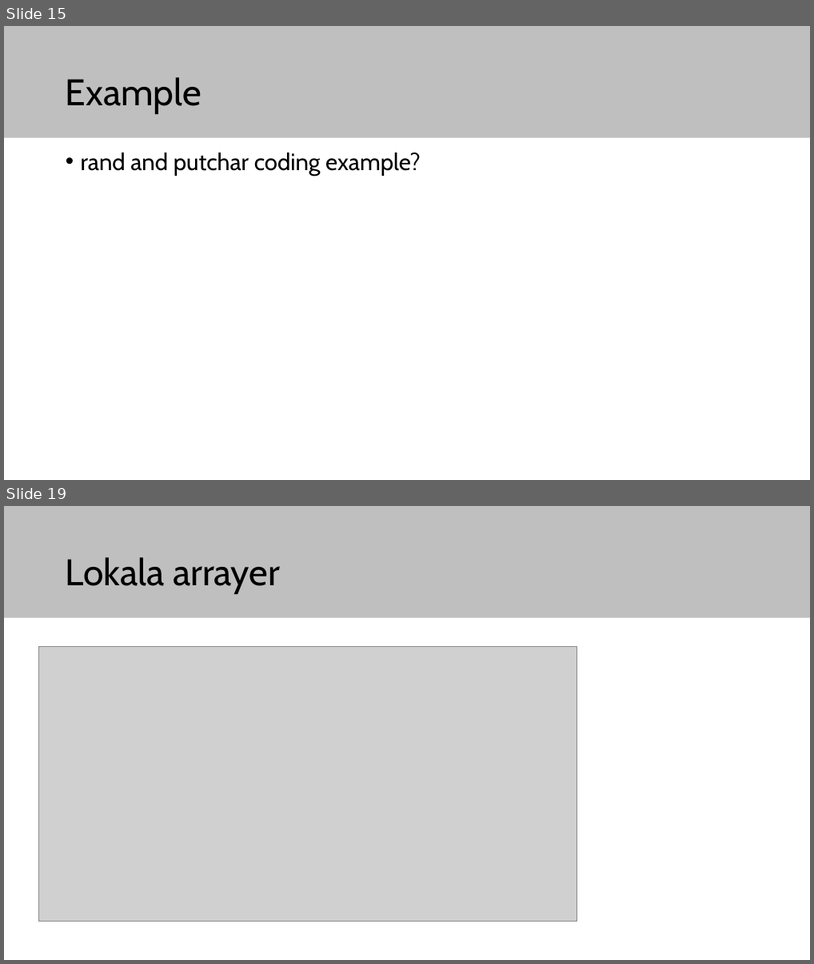
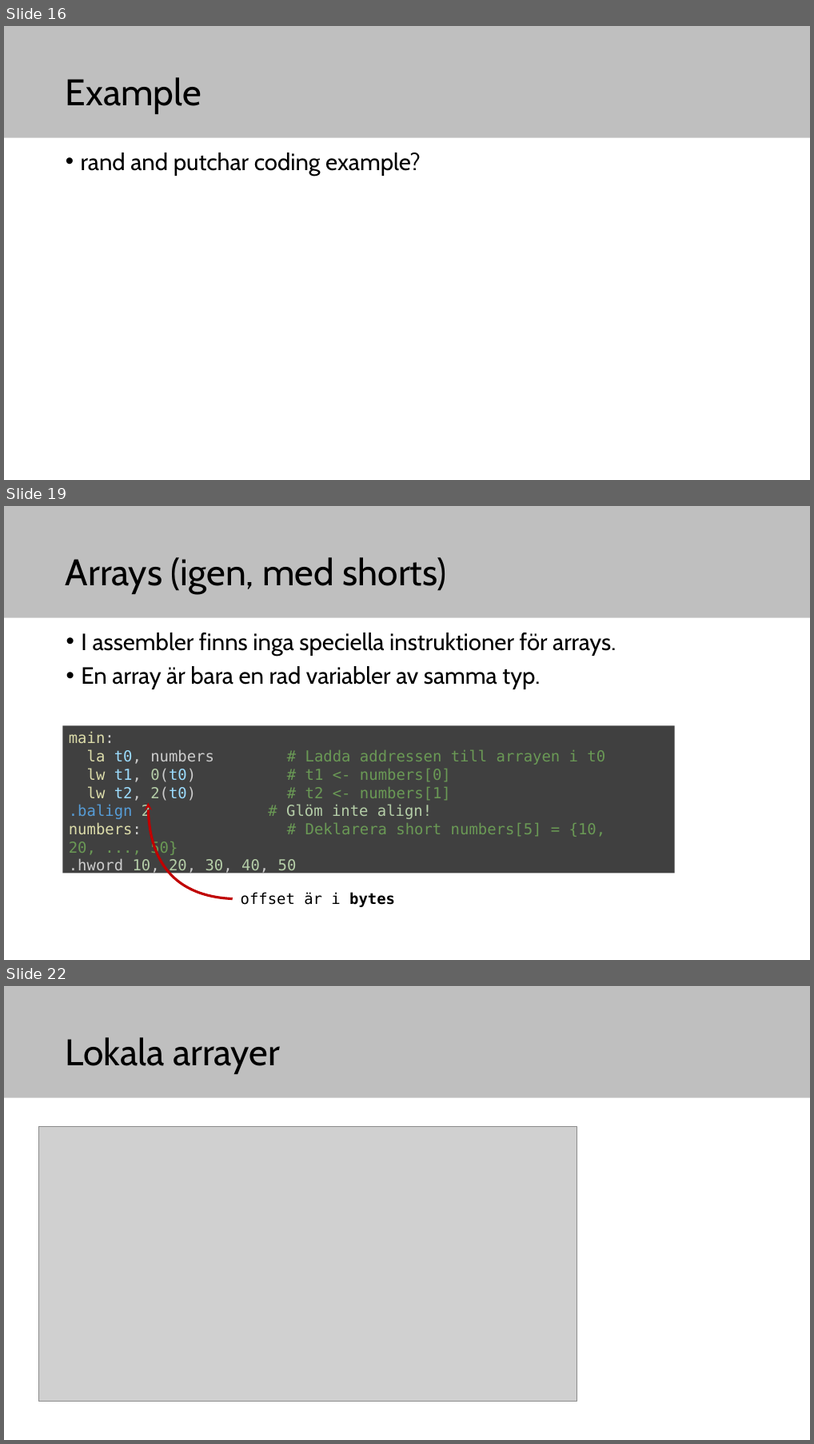
Before and after one commit to elias-at-chalmers/mop-lecture_notes-mirror, a slide deck: slides/lecture03-assembly2.pptx. Shown one above the other, each under a label of ours: slides 15 and 19 before the commit, slides 16, 19 and 22 after it; the slides between them are not shown. The pictures are 814x964 and 814x1444 pixels, drawn with LibreOffice and Linux fonts; fonts in the diff are those of the drawing; grey boxes stand for pictures. Boxes give left, top, right and bottom in pixels: in the first picture for what was removed or moved away, otherwise in the second. Text is boxed around its words. In the diff, an @@ line names an element or a change of style, - is before the commit and + after.

```diff
--- a/slides/lecture03-assembly2.pptx
+++ b/slides/lecture03-assembly2.pptx
@@ slide 19 added at (4,506,810,960), background #FFFFFF; not listed: 1 template element that a slide beside it also shows @@
@@ title added at (66,557,446,594), 44 pt, text #000000 @@
+Arrays (igen, med shorts)
@@ text added at (81,632,616,689), 28 pt, text #000000 @@
+• I assembler finns inga speciella instruktioner för arrays.
+• En array är bara en rad variabler av samma typ.
@@ rectangle added at (62,725,675,872), fill #404040, 18 pt, text #6A9955 @@
+main:
+la t0, numbers # Ladda addressen till arrayen i t0
+lw t1, 0(t0) # t1 <- numbers[0]
+lw t2, 2(t0) # t2 <- numbers[1]
+.balign 2 # Glöm inte align!
+numbers: # Deklarera short numbers[5] = {10, 20, ..., 50}
+.hword 10, 20, 30, 40, 50
@@ freeform shape added at (148,803,232,899), outline #C00000 3 pt @@
@@ text added at (241,892,395,907), 18 pt, text #000000 @@
+offset är i bytes
@@ what was slide 15 is now slide 16 @@
@@ what was slide 19 is now slide 22 @@
```
Also in this commit, not shown: 4 slides changed, 6 other slides added, 4 slides removed.
